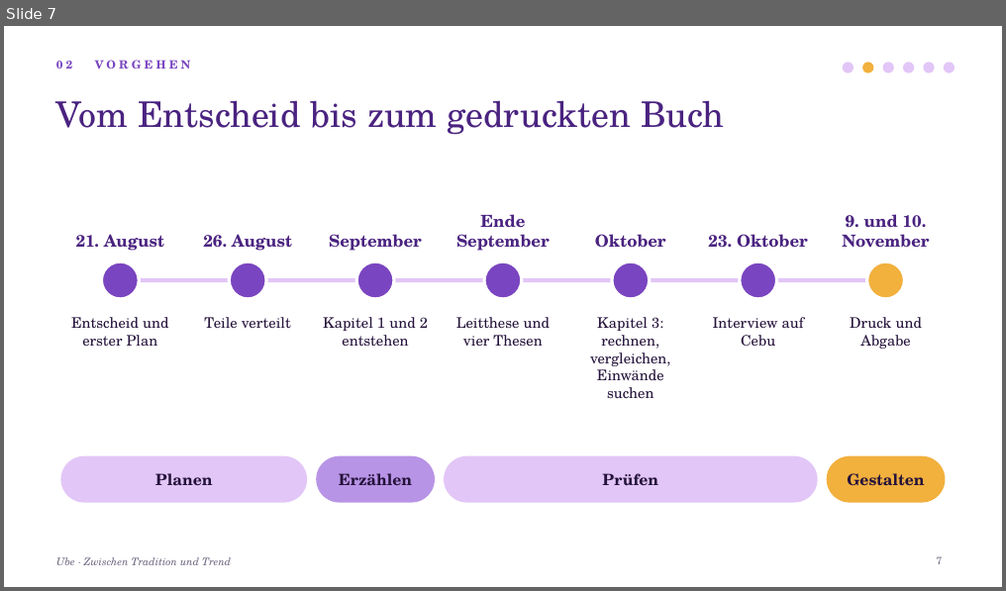
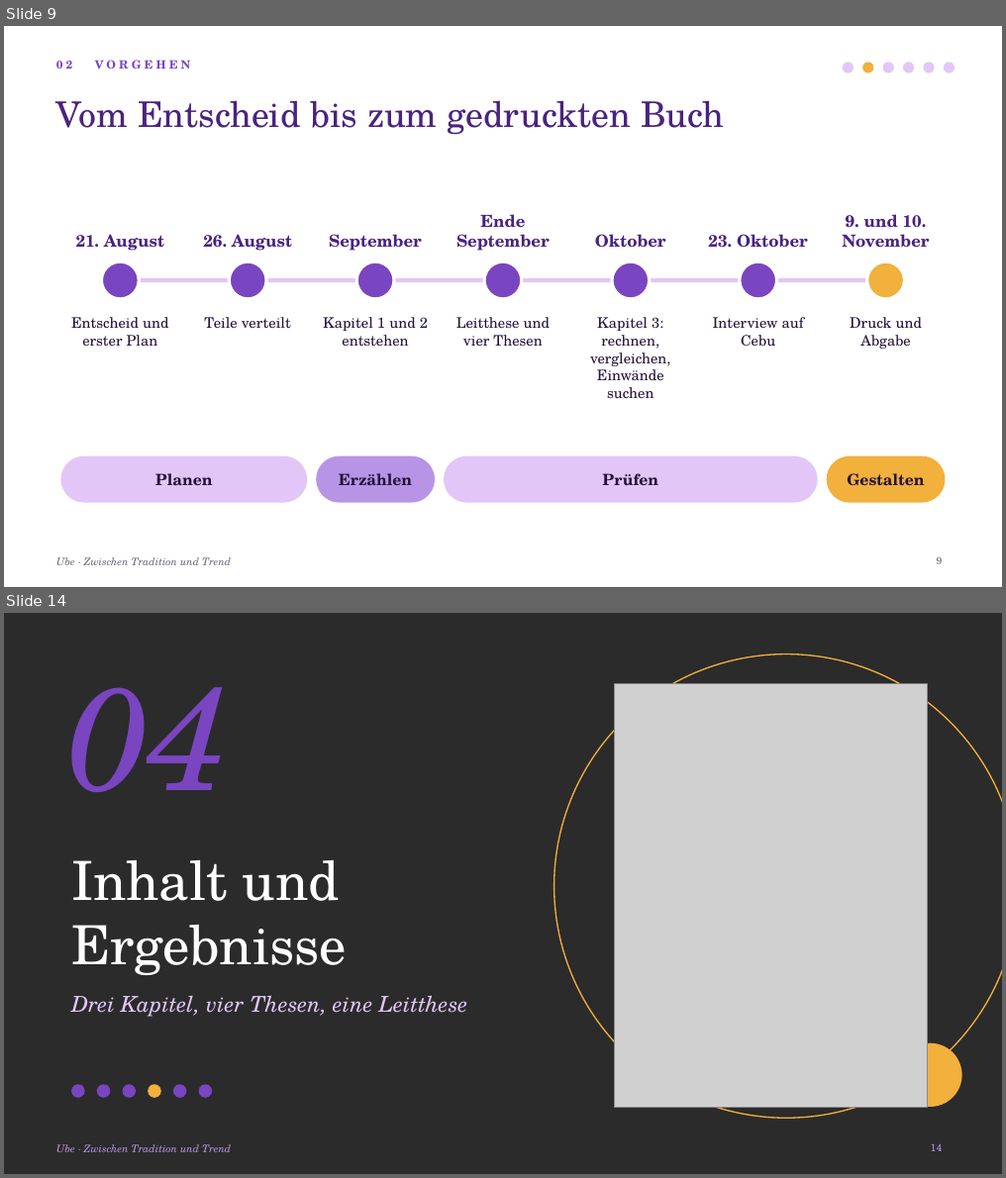
Before and after one commit to aezripeglow-collab/Ube-Sachbuch-Maturaarbeit, a slide deck: Ube Sachbuch Maturaarbeit/08 Präsentation/Ube_Maturapraesentation.pptx. Shown one above the other, each under a label of ours: slide 7 before the commit, slides 9 and 14 after it; the slides between them are not shown. The pictures are 1006x591 and 1006x1178 pixels, drawn with LibreOffice and Linux fonts; fonts in the diff are those of the drawing; grey boxes stand for pictures; background and template pictures are left out; a plain dark background stands for a picture behind light text. Boxes give left, top, right and bottom in pixels: in the first picture for what was removed or moved away, otherwise in the second. Text is boxed around its words. In the diff, an @@ line names an element or a change of style, - is before the commit and + after.

```diff
--- a/Ube Sachbuch Maturaarbeit/08 Präsentation/Ube_Maturapraesentation.pptx
+++ b/Ube Sachbuch Maturaarbeit/08 Präsentation/Ube_Maturapraesentation.pptx
@@ slide 14 added at [4,613,1002,1174], background picture (left out) @@
@@ ellipse added at [554,655,1002,1118], outline #F2B03D 1.25 pt @@
@@ text added at [67,687,229,792], 140 pt, text #7A45C0, italic @@
+04
@@ picture added at [614,684,927,1107] @@
@@ title added at [71,861,347,975], 52 pt, text #FFFFFF @@
+Inhalt und Ergebnisse
@@ text added at [71,995,468,1017], 21 pt, text #E2C6F7, italic @@
+Drei Kapitel, vier Thesen, eine Leitthese
@@ ellipse added at [899,1044,962,1107], fill #F2B03D @@
@@ ellipse added at [71,1084,85,1098], fill #7A45C0 @@
@@ ellipse added at [97,1084,110,1098], fill #7A45C0 @@
@@ ellipse added at [122,1084,136,1098], fill #7A45C0 @@
@@ ellipse added at [148,1084,161,1098], fill #F2B03D @@
@@ ellipse added at [173,1084,187,1098], fill #7A45C0 @@
@@ ellipse added at [199,1084,212,1098], fill #7A45C0 @@
@@ text added at [56,1145,231,1153], 10 pt, text #B894E6, italic @@
+Ube · Zwischen Tradition und Trend
@@ page number added at [931,1144,943,1152], 10 pt, text #B894E6 @@
+14
@@ what was slide 7 is now slide 9 @@
@@ page number at [937,557,943,565]: text changed @@
-7
+9
```
Also in this commit, not shown: 17 slides changed, 5 other slides added, 4 other files.
